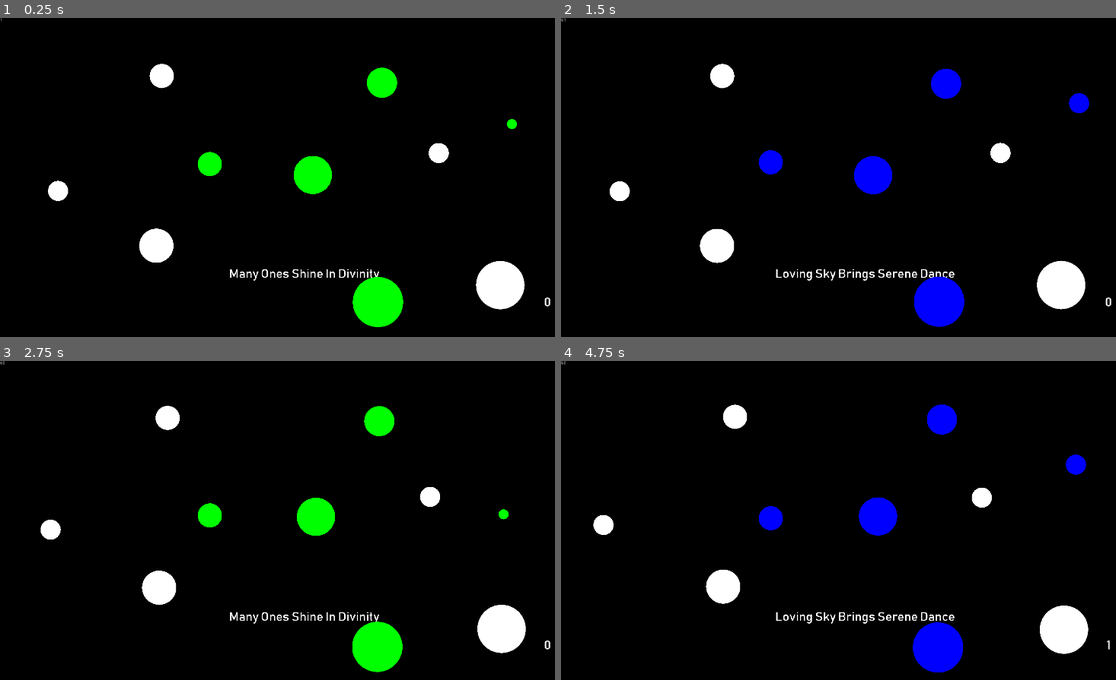
Above: before the commit, frames 1-4 (two rows, left to right).
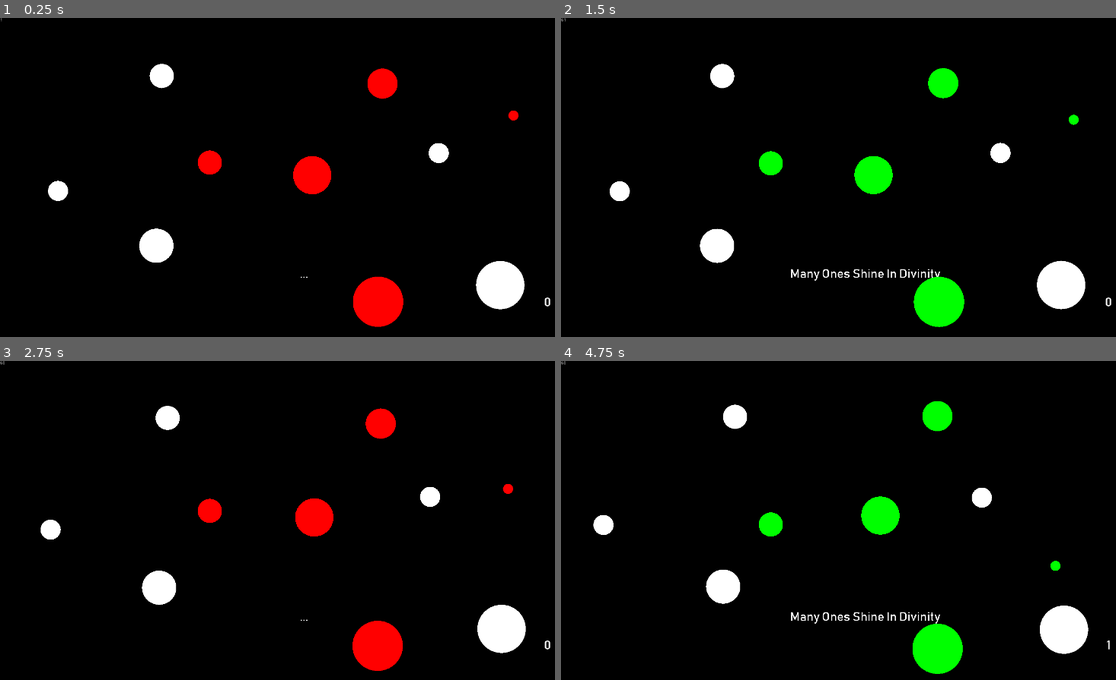
Above: after the commit, the same moments.

Repository: Dark-Gran/Spirit-Circles
Game: Godot game, scene res://src/Main.tscn
Same seed, same stepped clock (60 frames per second), same inputs: the game is played once before the commit and once after it.
Inputs (mouse positions are in pixels of both pictures, inside the frame that each line leads up to):
- Up to frame 1 (0.25 s): no input
- Up to frame 2 (1.5 s): tap Enter (ui_accept) at 0.5, 0.77 s; move the mouse to (999, 171) at 0.52 s; hold Right (ui_right) 0.53-1.28 s; move the mouse to (744, 206) at 1.27 s; hold Left (ui_left) from 1.28 s (still down)
- Up to frame 3 (2.75 s): tap Enter (ui_accept) at 1.52 s; move the mouse to (366, 456) at 2.02 s; release Left (ui_left) at 2.03 s; hold Right (ui_right) from 2.03 s (still down)
- Up to frame 4 (4.75 s): move the mouse to (832, 600) at 2.77 s; tap Enter (ui_accept) at 3.02, 3.77, 4.52 s; move the mouse to (1049, 581) at 3.52 s; release Right (ui_right) at 3.53 s; hold Left (ui_left) from 3.53 s (still down); move the mouse to (683, 479) at 4.27 s

The runs differ from the first frame. In frame 1, 2.9% of the frame differs, in the area x 35-94%, y 15-97%; in frame 2, 3.3%; in frame 3, 3.0%; in frame 4, 3.5%, in the area x 35-95%, y 12-99%.

Commit message:
red circle base (eg. collision filtering + test level)

Diff:
--- a/src/world/Circle.gd
+++ b/src/world/Circle.gd
@@ -1,7 +1,7 @@
 extends KinematicBody2D
 class_name Circle
 
-enum ColorType {WHITE, GREEN, BLUE}
+enum ColorType {WHITE, GREEN, BLUE, RED}
 var ct_dict = {
 	ColorType.WHITE: {
 		"color": Color.white,
@@ -16,6 +16,11 @@
 	ColorType.GREEN: {
 		"color": Color.green,
 		"speed": 1.4,
+		"lowest_power": 5
+	},
+	ColorType.RED: {
+		"color": Color.red,
+		"speed": 0.9,
 		"lowest_power": 5
 	}
 }
@@ -119,11 +124,13 @@
 	# Move
 	var movement = velocity*delta
 	while movement.length() > 0:
-		var collision = move_and_collide(movement)
+		var collision = move_and_collide(movement, true, true, true)
 		if collision:
 			collide(collision.collider)
+			move_and_collide(movement)
 			movement = collision.remainder
 		else:
+			move_and_collide(movement)
 			movement = Vector2(0, 0)
 
 func null_ray_points():
@@ -158,15 +165,10 @@
 
 func mergeIn(circle):
 	circle.merging_away = true
+	circle.add_collision_exception_with(self)
+	add_collision_exception_with(circle)
 	grow_buffer += circle.size+circle.grow_buffer
 	circle.grow_buffer = 0
-
-func bounce(collider):
-	var collision_normal = (position-collider.position).normalized()
-	if collision_normal.dot(velocity) < 0:
-		velocity = velocity.bounce(collision_normal)
-		angle = rad2deg(velocity.angle())
-		refresh_velocity()
 
 func dance(collider):
 	var collision_normal = (position-collider.position).normalized()
@@ -177,6 +179,13 @@
 			angle += DANCE_STRENGTH
 		else:
 			angle -= DANCE_STRENGTH
+		refresh_velocity()
+
+func bounce(collider):
+	var collision_normal = (position-collider.position).normalized()
+	if collision_normal.dot(velocity) < 0:
+		velocity = velocity.bounce(collision_normal)
+		angle = rad2deg(velocity.angle())
 		refresh_velocity()
 
 func refresh():
--- a/src/world/World.gd
+++ b/src/world/World.gd
@@ -21,7 +21,7 @@
 
 func _ready():
 	enable_continue(false)
-	level_id = 5
+	level_id = 6
 	move_to_level(level_id)
 
 func reload_level():
--- /dev/null
+++ b/src/world/levels/Level_006.tscn
@@ -0,0 +1,62 @@
+[gd_scene load_steps=3 format=2]
+
+[ext_resource path="res://src/world/Circle.tscn" type="PackedScene" id=1]
+[ext_resource path="res://src/world/levels/Level.gd" type="Script" id=2]
+
+[node name="Level" type="Node2D"]
+script = ExtResource( 2 )
+
+[node name="Circles" type="Node2D" parent="."]
+
+[node name="Circle" parent="Circles" instance=ExtResource( 1 )]
+position = Vector2( 195.239, 554.587 )
+angle = 210
+size = 10.0
+
+[node name="Circle2" parent="Circles" instance=ExtResource( 1 )]
+position = Vector2( 662.302, 449.145 )
+color_type = 3
+angle = 90
+size = 12.0
+
+[node name="Circle3" parent="Circles" instance=ExtResource( 1 )]
+position = Vector2( 1194.03, 896.63 )
+color_type = 3
+angle = 110
+size = 25.0
+
+[node name="Circle4" parent="Circles" instance=ExtResource( 1 )]
+position = Vector2( 1576.94, 844.724 )
+angle = 30
+size = 24.0
+
+[node name="Circle5" parent="Circles" instance=ExtResource( 1 )]
+position = Vector2( 1210.02, 212.582 )
+color_type = 3
+angle = 240
+size = 15.0
+
+[node name="Circle6" parent="Circles" instance=ExtResource( 1 )]
+position = Vector2( 1629.32, 259.783 )
+color_type = 3
+angle = 100
+
+[node name="Circle7" parent="Circles" instance=ExtResource( 1 )]
+position = Vector2( 1398.53, 426.558 )
+angle = 175
+
+[node name="Circle8" parent="Circles" instance=ExtResource( 1 )]
+position = Vector2( 982.378, 498.955 )
+color_type = 3
+angle = -20
+size = 19.0
+
+[node name="Circle9" parent="Circles" instance=ExtResource( 1 )]
+position = Vector2( 489.116, 722.78 )
+angle = -20
+size = 17.0
+
+[node name="Circle10" parent="Circles" instance=ExtResource( 1 )]
+position = Vector2( 501.195, 185.231 )
+angle = -10
+size = 12.0
